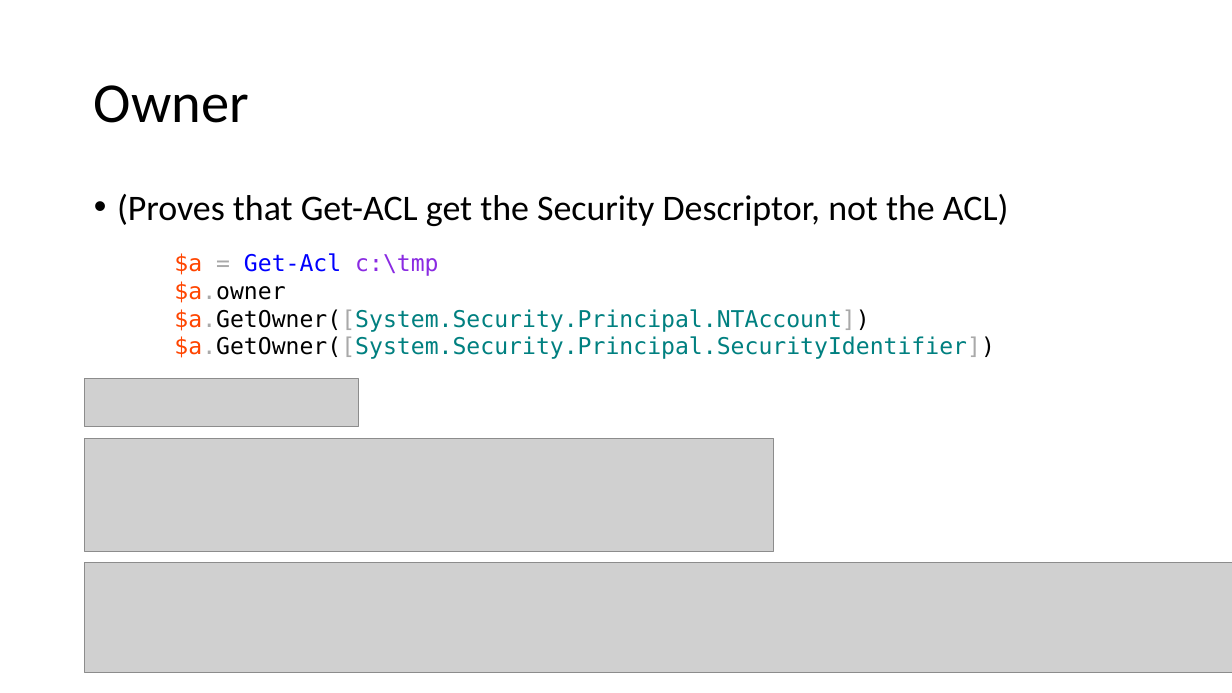
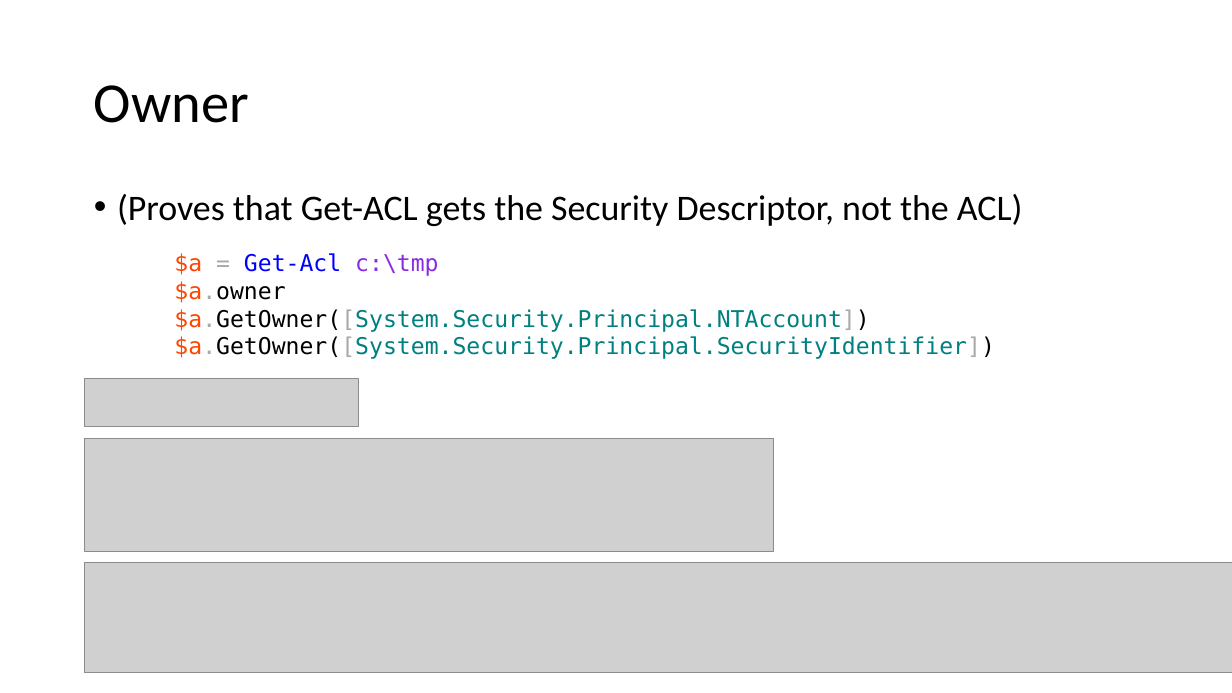
Before and after one commit to mjochen/PS-Technologies, a slide deck: slide 30 of Filesystem/File System.pptx. Drawn at 1232x693 pixels with LibreOffice and Linux fonts; fonts in the diff are those of the drawing; grey boxes stand for pictures. Boxes give left, top, right and bottom in pixels: in the first picture for what was removed or moved away, otherwise in the second. Text is boxed around its words. In the diff, an @@ line names an element or a change of style, - is before the commit and + after.

```diff
--- a/Filesystem/File System.pptx
+++ b/Filesystem/File System.pptx
@@ text at bbox=[117, 194, 1023, 226]: text changed @@
-• (Proves that Get-ACL get the Security Descriptor, not the ACL)
+• (Proves that Get-ACL gets the Security Descriptor, not the ACL)
```
Also in this commit, not shown: 9 other files.
